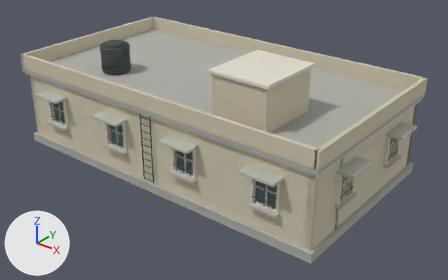
Before and after pictures for a commit that changed the Blender file art/scenery/railway_quarters.blend.
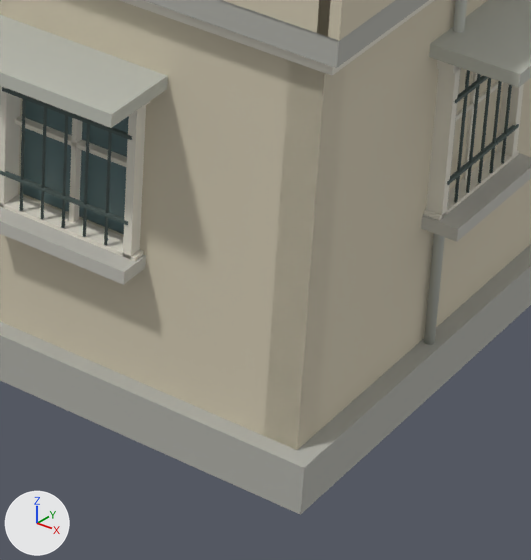
The first picture shows the older version from a 50 mm camera at (16.03, -19.31, 12.91) aimed at (0.84, -0.33, 1.14). The close-ups show the older and then the newer version on the part from 56% to 80% of the width and 58% to 97% of the height of that picture. Only the edits that show in the close-ups are written down. Lighting does not change. The marker at lower left points along +X, +Y and +Z.

In view in the first close-up: 'railway_quarters'.
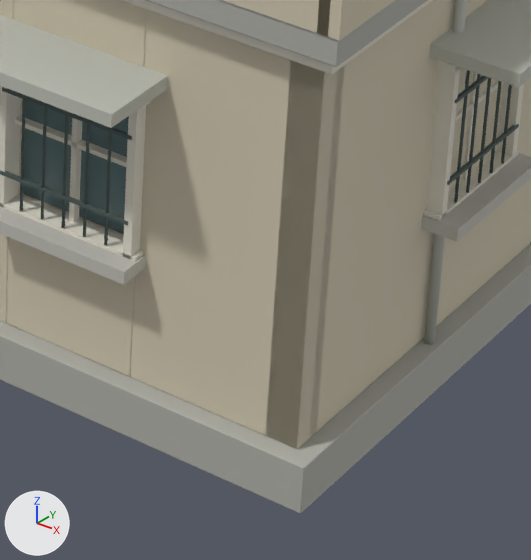
Where the change shows, as pixel boxes [x1, y1, x2, y2] in the close-ups (531 x 560 px):
'railway_quarters', modifiers changed: before [0, 0, 531, 515]; after [0, 0, 531, 513]

What changed in the scene script:
```text
Change me_railway_quarters:
    where me_railway_quarters.from_pydata(...)  # 2218 vertices, 1595 faces; spans x -8.2..8.2, y -4.6..4.6, z 0.0..5.5
    used by ob_railway_quarters; location = (0.0, 0.0, 0.0)
    me_railway_quarters part 1: creased or bevel-weighted edges go from 0 to 372
Change ob_railway_quarters:
    add _m = ob_railway_quarters.modifiers.new('Worn construction edges', 'BEVEL')
    add _m.width = 0.012
    add _m.width_pct = 0.012
    add _m.segments = 2
    add _m.limit_method = 'WEIGHT'
    add _m.harden_normals = True
```
